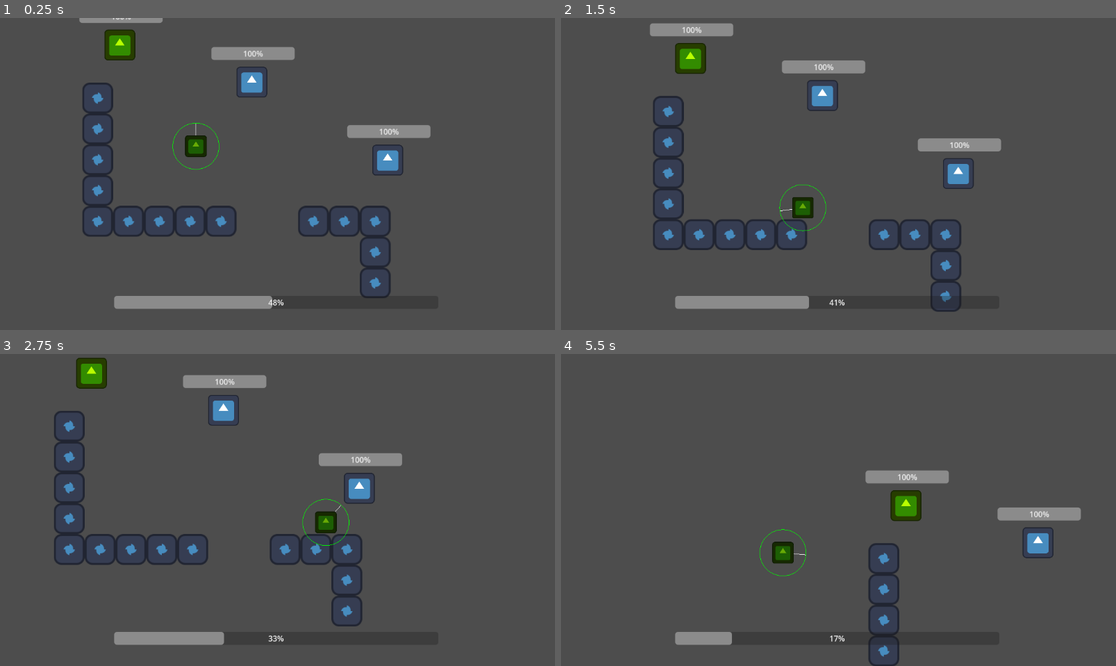
Above: before the commit, frames 1-4 (two rows, left to right).
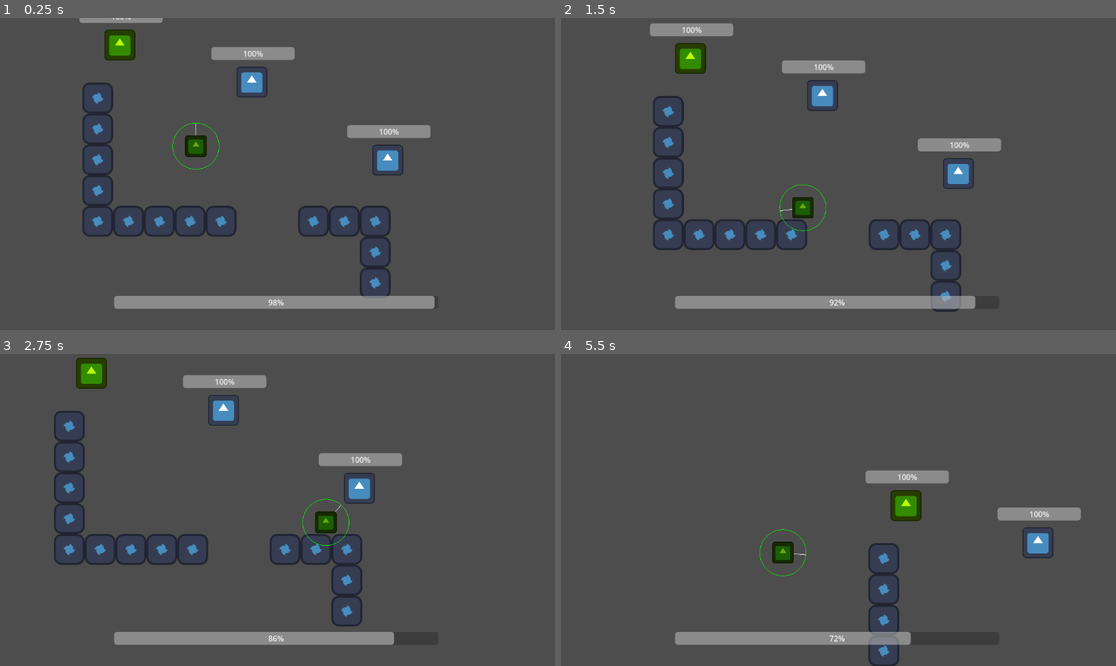
Above: after the commit, the same moments.

Repository: goldchees/wild-jam-83
Game: Godot game, scene res://test.tscn
Same seed, same stepped clock (60 frames per second), same inputs: the game is played once before the commit and once after it. The engine's default icon, where the game draws it, is replaced by a stand-in: a white triangle on a blue panel in a dark square.
Inputs (mouse positions are in pixels of both pictures, inside the frame that each line leads up to):
- Up to frame 1 (0.25 s): no input
- Up to frame 2 (1.5 s): move the mouse to (794, 158) at 0.52 s; hold D (move_right) 0.53-1.28 s; tap Space (action_1) at 0.6 s; move the mouse to (727, 189) at 1.27 s; hold S (move_down) from 1.28 s (still down); tap Q (action_2) at 1.35 s
- Up to frame 3 (2.75 s): tap Enter at 2 s; move the mouse to (333, 441) at 2.02 s; release S (move_down) at 2.03 s; hold D (move_right) from 2.03 s (still down); tap Space (action_1) at 2.1 s
- Up to frame 4 (5.5 s): move the mouse to (810, 572) at 2.77 s; release D (move_right) at 2.78 s; hold W (move_up) 2.78-3.53 s; tap Q (action_2) at 2.85, 4.35 s; move the mouse to (1005, 556) at 3.52 s; hold A (move_left) 3.53-5.03 s; tap Space (action_1) at 3.6, 5.1 s; move the mouse to (672, 463) at 4.27 s; move the mouse to (866, 510) at 5.02 s; hold S (move_down) from 5.03 s (still down)

The runs differ from the first frame. In frame 1, 1.2% of the frame differs, in the area x 48-79%, y 89-94%; in frame 2, 1.3%; in frame 3, 1.3%; in frame 4, 1.4%, in the area x 30-64%, y 89-94%.

Commit message:
refactored to clean up some inheritance issues and missing reference errors

Diff:
--- a/scenes/actor.tscn
+++ /dev/null
@@ -1,20 +0,0 @@
-[gd_scene load_steps=4 format=3 uid="uid://310ph4lsp0t8"]
-
-[ext_resource type="Texture2D" uid="uid://8kskkqdaqsal" path="res://assets/icon.svg" id="1_6e8rh"]
-[ext_resource type="Script" uid="uid://dxdrsci7icqg7" path="res://scripts/actor.gd" id="1_uqc13"]
-
-[sub_resource type="CircleShape2D" id="CircleShape2D_l2lw7"]
-radius = 32.0
-
-[node name="Actor" type="CharacterBody2D"]
-input_pickable = true
-script = ExtResource("1_uqc13")
-
-[node name="Sprite2D" type="Sprite2D" parent="."]
-scale = Vector2(0.5, 0.5)
-texture = ExtResource("1_6e8rh")
-
-[node name="CollisionShape2D" type="CollisionShape2D" parent="."]
-shape = SubResource("CircleShape2D_l2lw7")
-
-[connection signal="input_event" from="." to="." method="_on_input_event"]
--- a/scenes/bullet.tscn
+++ b/scenes/bullet.tscn
@@ -1,7 +1,7 @@
 [gd_scene load_steps=4 format=3 uid="uid://5e4iweyo4byj"]
 
 [ext_resource type="Texture2D" uid="uid://8kskkqdaqsal" path="res://assets/icon.svg" id="1_mkf8s"]
-[ext_resource type="Script" uid="uid://dyafswgu06v03" path="res://scenes/bullet.gd" id="1_y25gk"]
+[ext_resource type="Script" uid="uid://dyafswgu06v03" path="res://scripts/bullet.gd" id="1_y25gk"]
 
 [sub_resource type="CircleShape2D" id="CircleShape2D_y25gk"]
 
--- a/scenes/enemy_guard.tscn
+++ b/scenes/enemy_guard.tscn
@@ -40,12 +40,10 @@
 
 [node name="RayCast2D4" type="RayCast2D" parent="RaycastHolder"]
 rotation = 0.261799
-scale = Vector2(1, 1)
 target_position = Vector2(170, 0)
 
 [node name="RayCast2D5" type="RayCast2D" parent="RaycastHolder"]
 rotation = -0.261799
-scale = Vector2(1, 1)
 target_position = Vector2(170, 0)
 
 [node name="RayCast2D2" type="RayCast2D" parent="RaycastHolder"]
--- a/scenes/entity.tscn
+++ b/scenes/entity.tscn
@@ -1,13 +1,13 @@
 [gd_scene load_steps=4 format=3 uid="uid://b5813cp1ww1g8"]
 
-[ext_resource type="Script" uid="uid://ca7eqhp5j3m8k" path="res://scripts/entity.gd" id="1_4gyqm"]
 [ext_resource type="Texture2D" uid="uid://8kskkqdaqsal" path="res://assets/icon.svg" id="1_7k104"]
+[ext_resource type="Script" uid="uid://dxdrsci7icqg7" path="res://scripts/actor.gd" id="1_m0cyi"]
 
 [sub_resource type="CircleShape2D" id="CircleShape2D_4gyqm"]
 radius = 64.0
 
 [node name="Entity" type="CharacterBody2D"]
-script = ExtResource("1_4gyqm")
+script = ExtResource("1_m0cyi")
 
 [node name="Sprite2D" type="Sprite2D" parent="."]
 scale = Vector2(0.5, 0.5)
@@ -23,3 +23,4 @@
 offset_right = 89.0
 offset_bottom = -46.0
 value = 100.0
+metadata/energy_bar = false
--- a/scenes/player.tscn
+++ b/scenes/player.tscn
@@ -1,22 +1,27 @@
 [gd_scene load_steps=5 format=3 uid="uid://0ttdc2eydk86"]
 
-[ext_resource type="PackedScene" uid="uid://310ph4lsp0t8" path="res://scenes/actor.tscn" id="1_4flbx"]
 [ext_resource type="Script" uid="uid://cxpfrldjugq8j" path="res://scripts/player.gd" id="2_g2els"]
+[ext_resource type="Texture2D" uid="uid://8kskkqdaqsal" path="res://assets/icon.svg" id="2_qhqgy"]
 [ext_resource type="Script" uid="uid://cfkrxnyrfyehj" path="res://scripts/dash_ability.gd" id="3_qhqgy"]
 
 [sub_resource type="CircleShape2D" id="CircleShape2D_u32jr"]
 radius = 24.0
 
-[node name="Player" node_paths=PackedStringArray("host") instance=ExtResource("1_4flbx")]
+[node name="Player" type="CharacterBody2D" node_paths=PackedStringArray("host")]
+rotation = 0.000592951
+input_pickable = true
 script = ExtResource("2_g2els")
 host = NodePath(".")
 
-[node name="Sprite2D" parent="." index="0"]
+[node name="Sprite2D" type="Sprite2D" parent="."]
 modulate = Color(0.41004, 0.67, 0.0201, 1)
 scale = Vector2(0.35, 0.35)
+texture = ExtResource("2_qhqgy")
 
-[node name="CollisionShape2D" parent="." index="1"]
+[node name="CollisionShape2D" type="CollisionShape2D" parent="."]
 shape = SubResource("CircleShape2D_u32jr")
 
-[node name="dash_ability" type="Node2D" parent="." index="2"]
+[node name="dash_ability" type="Node2D" parent="."]
 script = ExtResource("3_qhqgy")
+
+[connection signal="input_event" from="." to="." method="_on_input_event"]
--- a/scripts/actor.gd
+++ b/scripts/actor.gd
@@ -2,8 +2,33 @@
 extends CharacterBody2D
 
 @export var speed = 400
+@onready var energy_bar : ProgressBar = get_node_or_null("entityEnergyBar")
+@onready var energy : float = max_energy
+var max_energy : float = 100.0
+var died := false
+
+
+func _process(delta):
+	if energy > max_energy:
+		energy = max_energy
+	if energy <= 0 && !died:
+		die()
+	update_energy_bar()
+
+
+func lose_energy():
+	energy -= 0.1
+
+func die():
+	died = true
+	print(name + " tragically died")
+
 
 func move(input_vector: Vector2):
 	velocity = input_vector * speed
 	move_and_slide()
 	pass
+
+func update_energy_bar():
+	if (energy_bar):
+		energy_bar.value = energy
--- a/scripts/enemy_guard.gd
+++ b/scripts/enemy_guard.gd
@@ -1,10 +1,7 @@
 class_name Guard
 extends Actor
 
-@onready var entity_energy_bar: ProgressBar = $entityEnergyBar
 @onready var raycast_holder: Node2D = $RaycastHolder
-
-var died = false
 
 var target : Player = null
 
@@ -12,17 +9,8 @@
 	speed = 200
 
 func _process(delta: float) -> void:
-	if entity_energy_bar.value <= 0 && !died:
-		died = true
-		print(name + "died")
-
+	super(delta)
 	raycast_detection()
-
-
-
-func lose_energy():
-	entity_energy_bar.value -= 0.1
-
 
 func raycast_detection() -> void:
 	for raycast : RayCast2D in raycast_holder.get_children():
--- a/scripts/entity.gd
+++ /dev/null
@@ -1,14 +0,0 @@
-class_name Entity
-extends Actor
-
-@onready var entity_energy_bar: ProgressBar = $entityEnergyBar
-
-var died = false
-
-func _process(delta: float) -> void:
-	if entity_energy_bar.value <= 0 && !died:
-		died = true
-		print(name + "died")
-
-func lose_energy():
-	entity_energy_bar.value -= 0.1
--- a/scripts/player.gd
+++ b/scripts/player.gd
@@ -21,10 +21,11 @@
 
 var is_possessing = false
 
-@onready var energy_bar: ProgressBar = %energyBar
+func _ready():
+    energy_bar = %energyBar
 
 func _process(delta: float) -> void:
-
+    super(delta)
     if (Input.is_action_just_pressed(reach_action)):
         reaching = true
         tentacle_tip = Vector2.ZERO
@@ -77,12 +78,12 @@
 
     if (energy_bar.value > 0):
         if (is_possessing):
-            #$"../../energyBar".value += 0.1
-            energy_bar.value += 0.1
-            get_parent().lose_energy()
+            energy += delta * 10
+            host.energy -= delta * 10
         else:
-            #$"../energyBar".value -= 0.1
-            energy_bar.value -= 0.1
+            energy -= delta * 5
+
+    energy_bar.value = energy
 
     queue_redraw()
 
Renamed: scenes/bullet.gd -> scripts/bullet.gd
Renamed: scenes/bullet.gd.uid -> scripts/bullet.gd.uid
Not shown, removed: scripts/entity.gd.uid
